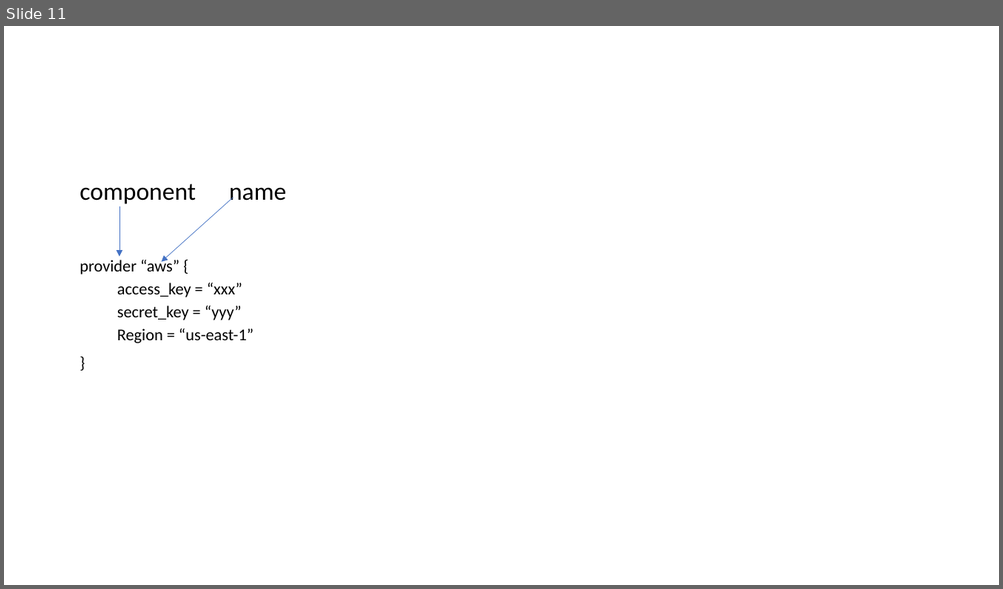
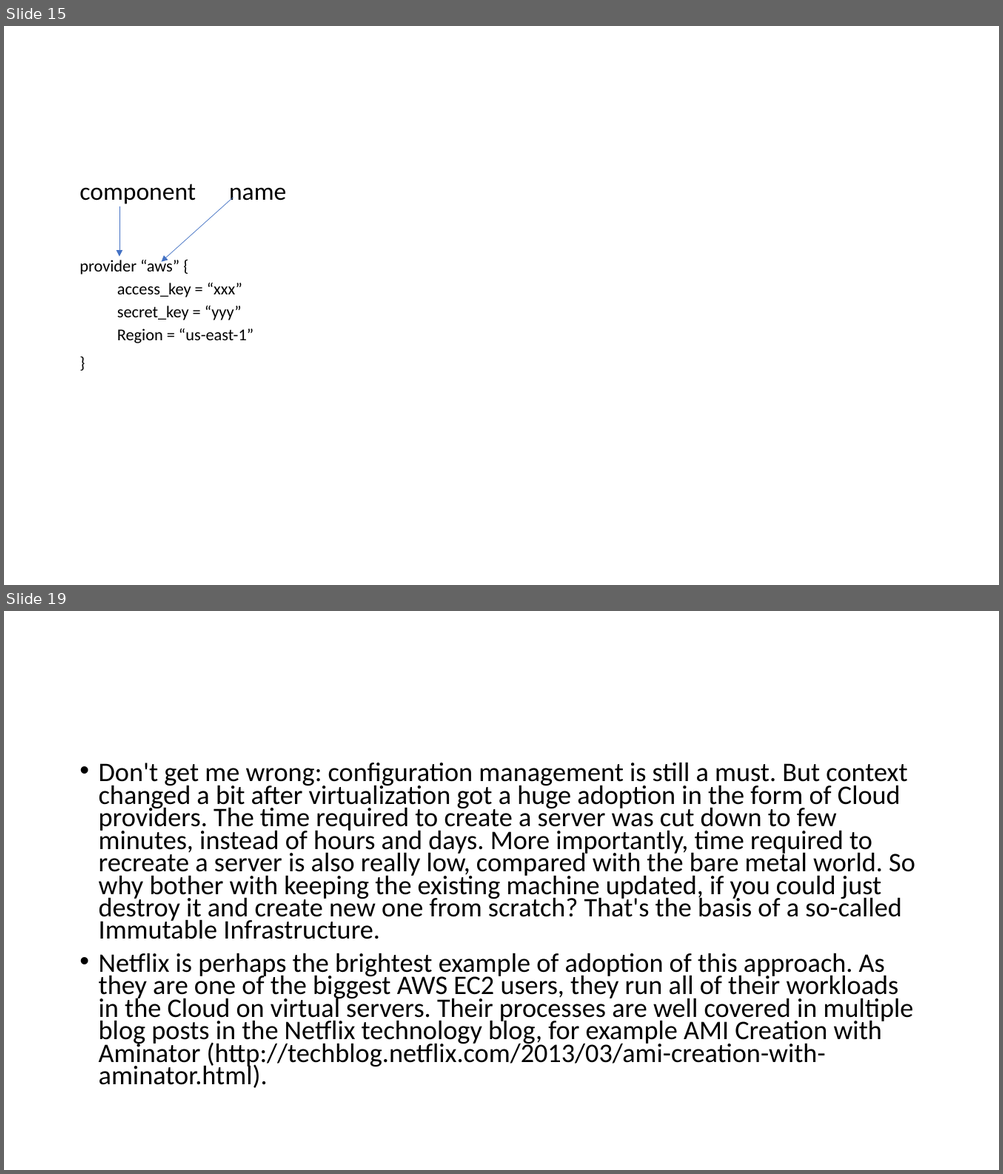
Before and after one commit to JlccX/terraform-training, a slide deck: Terraform.pptx. Shown one above the other, each under a label of ours: slide 11 before the commit, slides 15 and 19 after it; the slides between them are not shown. The pictures are 1003x589 and 1003x1174 pixels, drawn with LibreOffice and Linux fonts; fonts in the diff are those of the drawing. Boxes give left, top, right and bottom in pixels: in the first picture for what was removed or moved away, otherwise in the second. Text is boxed around its words. In the diff, an @@ line names an element or a change of style, - is before the commit and + after.

```diff
--- a/Terraform.pptx
+++ b/Terraform.pptx
@@ slide 19 added at box(4, 611, 999, 1170), background #FFFFFF @@
@@ text added at box(99, 762, 915, 1088), 25.9 pt, text #000000 @@
+• Don't get me wrong: configuration management is still a must. But context changed a bit after virtualization got a huge adoption in the form of Cloud providers. The time required to create a server was cut down to few minutes, instead of hours and days. More importantly, time required to recreate a server is also really low, compared with the bare metal world. So why bother with keeping the existing machine updated, if you could just destroy it and create new one from scratch? That's the basis of a so-called Immutable Infrastructure.
+• Netflix is perhaps the brightest example of adoption of this approach. As they are one of the biggest AWS EC2 users, they run all of their workloads in the Cloud on virtual servers. Their processes are well covered in multiple blog posts in the Netflix technology blog, for example AMI Creation with Aminator (http://techblog.netflix.com/2013/03/ami-creation-with-aminator.html).
@@ what was slide 11 is now slide 15 @@
```
Also in this commit, not shown: 4 slides changed, 6 other slides added, 54 other files.
